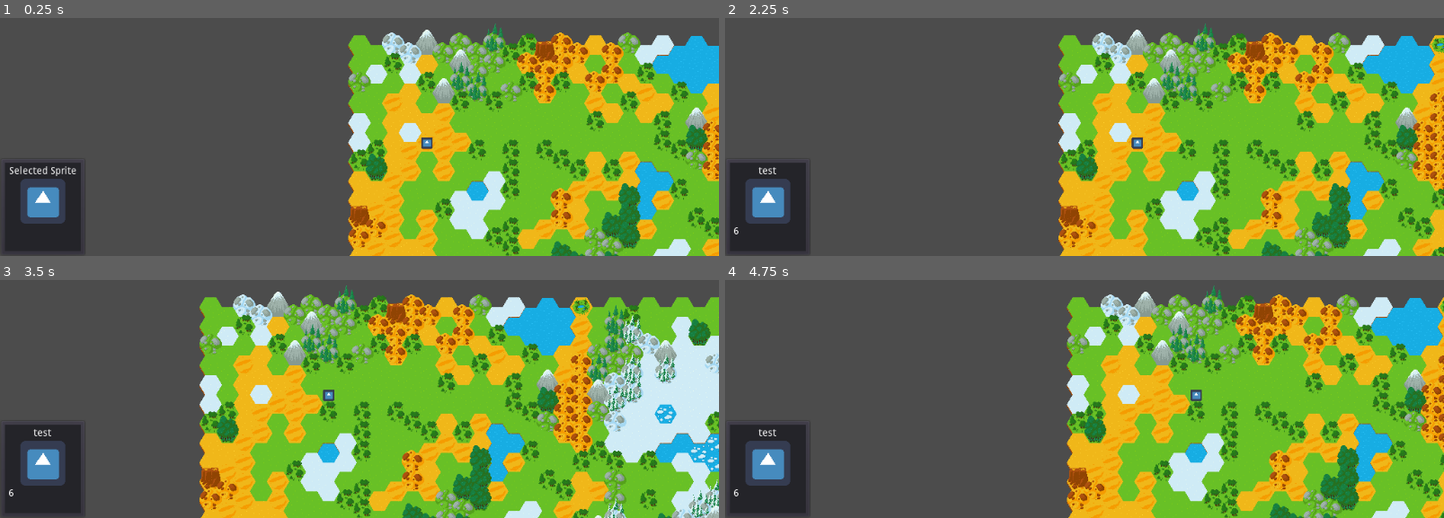
Above: before the commit, frames 1-4 (two rows, left to right).
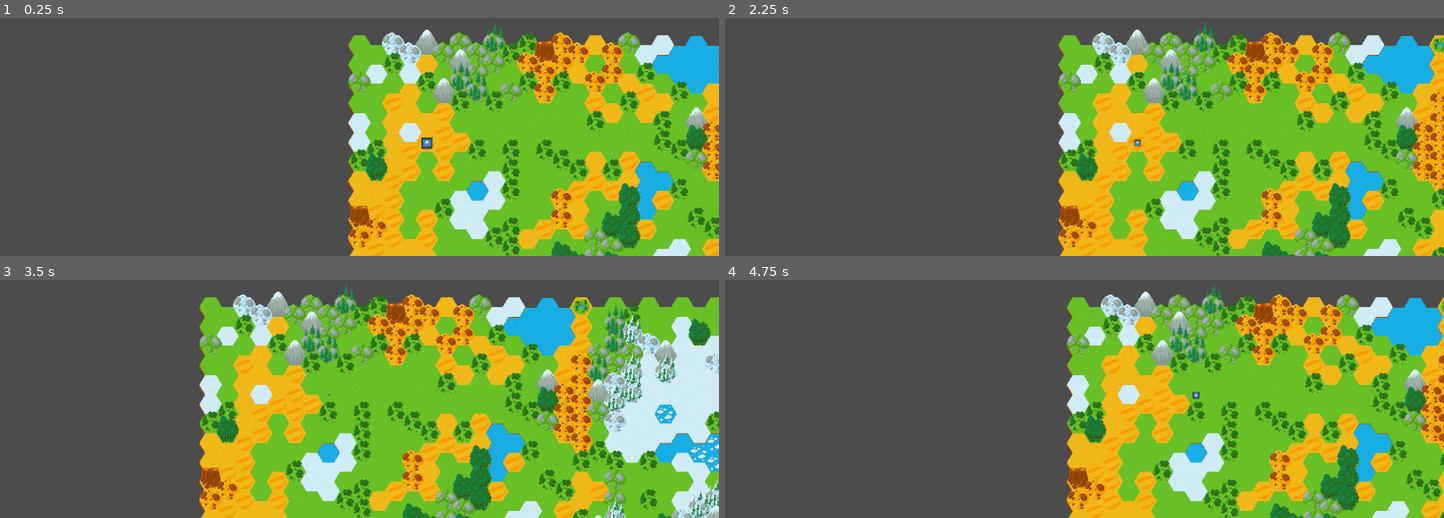
Above: after the commit, the same moments.

Repository: rdanderson521/AC31009-game
Game: Godot game, scene res://Node2D.tscn
Same seed, same stepped clock (60 frames per second), same inputs: the game is played once before the commit and once after it. The engine's default icon, where the game draws it, is replaced by a stand-in: a white triangle on a blue panel in a dark square.
Inputs (mouse positions are in pixels of both pictures, inside the frame that each line leads up to):
- Up to frame 1 (0.25 s): no input
- Up to frame 2 (2.25 s): tap Enter at 0.5, 2 s; drag from (1149, 141) to (outside the picture) at 0.52 s; tap Space at 1.25 s; drag from (940, 67) to (1149, 141) at 1.27 s; move the mouse to (outside the picture) at 2.02 s; hold Right (ui_right) from 2.03 s (still down); click (outside the picture) at 2.17 s
- Up to frame 3 (3.5 s): release Right (ui_right) at 2.75 s; drag from (323, 391) to (outside the picture) at 2.77 s
- Up to frame 4 (4.75 s): move the mouse to (1300, 370) at 3.52 s; hold Left (ui_left) 3.53-4.25 s; click (1300, 370) at 3.67 s; drag from (outside the picture) to (1149, 394) at 4.27 s

The runs differ from the first frame. In frame 1, 3.4% of the frame differs, in the area x 0-12%, y 60-99%; in frame 2, 3.5%; in frame 3, 3.5%, in the area x 0-47%, y 46-99%; in frame 4, 3.5%.

Commit message:
selected/hovered sprite changes size, sprite ui appears when selected

Diff:
--- a/Node2D.gd
+++ b/Node2D.gd
@@ -11,6 +11,8 @@
 	sprites = Dictionary()
 	sprites[$Sprite.hex_pos] = $Sprite
 
+signal tilemap_clicked(hex_pos)
+
 func _input(event):
 	if event is InputEventMouseButton \
 	and event.button_index == BUTTON_LEFT \
@@ -23,18 +25,19 @@
 	var global_click_position =  (camera.get_camera_position() + (( click_position - camera.get_viewport().get_visible_rect().size/2) * camera.scale * camera.get_zoom()))
 
 	var hex_coord = hex.point_to_hex(global_click_position)
+	emit_signal("tilemap_clicked",hex_coord)
 	print("hex_coord: " + str(hex_coord))
-	if sprites.has(hex_coord):
-		selected_sprite = sprites[hex_coord]
-		print("sprite selected")
-	elif selected_sprite != null:
-		if hex.hex_distance(selected_sprite.hex_pos,hex_coord) <= selected_sprite.move_range:
-			print("finding path")
-			var sprite_hex = selected_sprite.hex_pos
-			if selected_sprite.find_path(hex_coord):
-				sprites.erase(sprite_hex)
-				sprites[selected_sprite.hex_pos] = selected_sprite
-				selected_sprite = null
+	#if sprites.has(hex_coord):
+	#	selected_sprite = sprites[hex_coord]
+	#	print("sprite selected")
+	#elif selected_sprite != null:
+	#	if hex.hex_distance(selected_sprite.hex_pos,hex_coord) <= selected_sprite.move_range:
+	#		print("finding path")
+	#		var sprite_hex = selected_sprite.hex_pos
+	#		if selected_sprite.find_path(hex_coord):
+	#			sprites.erase(sprite_hex)
+	#			sprites[selected_sprite.hex_pos] = selected_sprite
+	#			selected_sprite = null
 
 		#var sprite_range = hex.hex_in_range(selected_sprite.move_range,hex_coord)
 
--- a/Node2D.tscn
+++ b/Node2D.tscn
@@ -42,5 +42,7 @@
 grid_y = 40
 
 [node name="Sprite" parent="." instance=ExtResource( 8 )]
+[connection signal="tilemap_clicked" from="." to="Sprite" method="_on_tilemap_clicked"]
+[connection signal="is_selected" from="Sprite" to="Camera2D/CanvasLayer/SpriteGui" method="_on_Sprite_is_selected"]
 [connection signal="sprite_clicked" from="Sprite" to="." method="_on_Sprite_sprite_clicked"]
 [connection signal="sprite_clicked" from="Sprite" to="Camera2D/CanvasLayer/SpriteGui" method="_on_Sprite_sprite_clicked"]
--- a/Sprite.gd
+++ b/Sprite.gd
@@ -1,10 +1,29 @@
 extends Sprite
 
+var selected = false
+var mouse_entered = false
+
 func _on_mouse_entered():
-	self.scale.x += 0.1
-	self.scale.y += 0.1
+	if !selected:
+		self.scale.x += 0.1
+		self.scale.y += 0.1
+	mouse_entered = true
 
 
 func _on_mouse_exited():
-	self.scale.x -= 0.1
-	self.scale.y -= 0.1
+	if !selected:
+		self.scale.x -= 0.1
+		self.scale.y -= 0.1
+	mouse_entered = false
+
+
+func _on_Node2D_is_selected(val):
+	selected = val
+	if val:
+		if !mouse_entered:
+			self.scale.x += 0.1
+			self.scale.y += 0.1
+	else:
+		if !mouse_entered:
+			self.scale.x -= 0.1
+			self.scale.y -= 0.1
--- a/SpriteGui.gd
+++ b/SpriteGui.gd
@@ -1,22 +1,19 @@
 extends PanelContainer
 
-
-# Declare member variables here. Examples:
-# var a = 2
-# var b = "text"
 
 
 # Called when the node enters the scene tree for the first time.
 func _ready():
-	pass # Replace with function body.
-
-
-# Called every frame. 'delta' is the elapsed time since the previous frame.
-#func _process(delta):
-#	pass
+	self.visible = false
 
 
 func _on_Sprite_sprite_clicked(sprite):
+	print("spriteClicked")
 	self.find_node("SpriteTexture").texture = sprite.find_node("Sprite").texture
 	self.find_node("SpriteName").text = sprite.type
 	self.find_node("SpriteMoves").text = str(sprite.move_range)
+	self.visible = true
+
+
+func _on_Sprite_is_selected(val):
+	self.visible = val
--- a/SpriteMovement.gd
+++ b/SpriteMovement.gd
@@ -4,11 +4,17 @@
 
 var speed = 10
 var moves = Array()
-var selected = true
+var selected = false setget set_selected
 var hex_pos
 var move_range = 6
 var type = "test"
 
+signal is_selected(val)
+
+func set_selected(selected_val):
+	emit_signal("is_selected",selected_val)
+	selected = selected_val
+	pass
 
 class a_star_node:
 	var distance_heuristic
@@ -71,7 +77,7 @@
 	return  heuristic
 
 #a* pathfinding algorithm
-func find_path(destination,debug = true):
+func find_path(destination,debug = false):
 	var start = a_star_node.new(heuristic_distance(destination,hex_pos,self.hex_pos),0,hex_pos)
 	var path_found = false
 	var nodes = Array()
@@ -109,6 +115,8 @@
 		var velocity = 0
 		if delta > 0:
 			velocity = abs_distance / (speed * delta)
+		else:
+			velocity = abs_distance / (speed * 0.001)
 		#print("vel: " + str(velocity))
 		var move_vector
 		if velocity <= 1:
@@ -127,4 +135,10 @@
 	if event is InputEventMouseButton \
 	and event.button_index == BUTTON_LEFT \
 	and event.is_pressed():
+		self.selected = true
 		emit_signal("sprite_clicked",self)
+
+func _on_tilemap_clicked(click_hex_pos):
+	if hex.hex_distance(click_hex_pos, hex_pos) <= move_range:
+		find_path(click_hex_pos)
+	self.selected = false
--- a/spriteTemplate.tscn
+++ b/spriteTemplate.tscn
@@ -16,6 +16,8 @@
 scale = Vector2( 0.25, 0.25 )
 texture = ExtResource( 2 )
 script = ExtResource( 1 )
+[connection signal="is_selected" from="." to="Area2D/CollisionPolygon2D/Sprite" method="_on_Node2D_is_selected"]
+[connection signal="sprite_clicked" from="." to="Area2D/CollisionPolygon2D/Sprite" method="_on_Node2D_sprite_clicked"]
 [connection signal="input_event" from="Area2D" to="." method="_on_input_event"]
 [connection signal="mouse_entered" from="Area2D" to="Area2D/CollisionPolygon2D/Sprite" method="_on_mouse_entered"]
 [connection signal="mouse_exited" from="Area2D" to="Area2D/CollisionPolygon2D/Sprite" method="_on_mouse_exited"]
